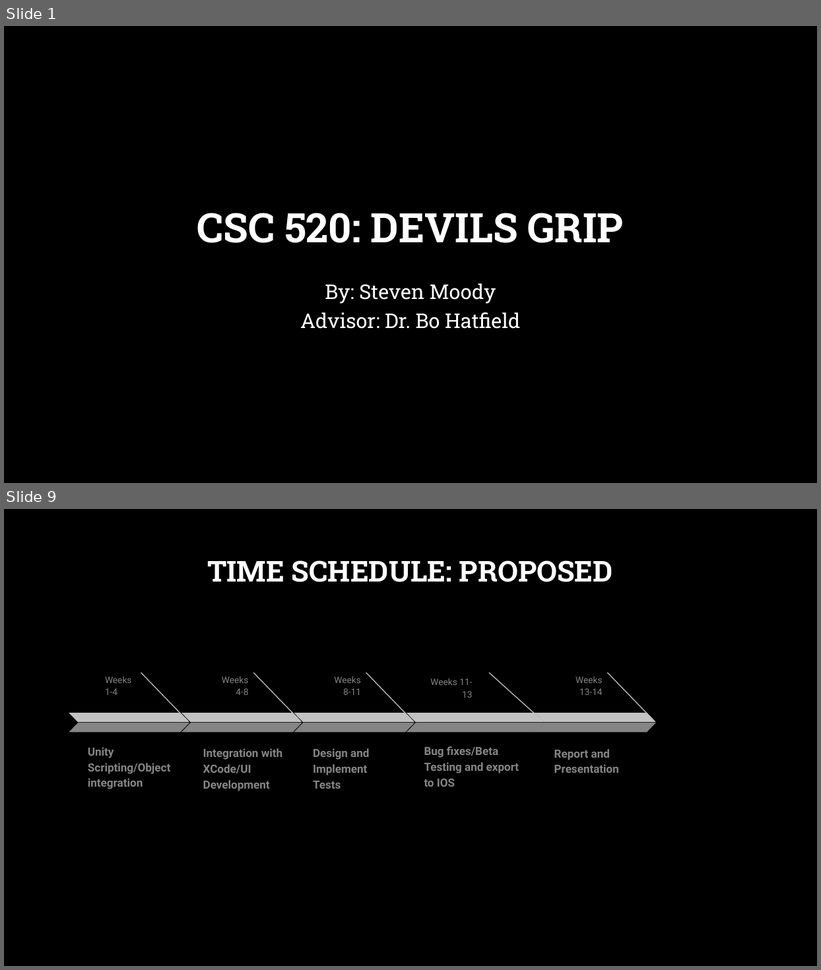
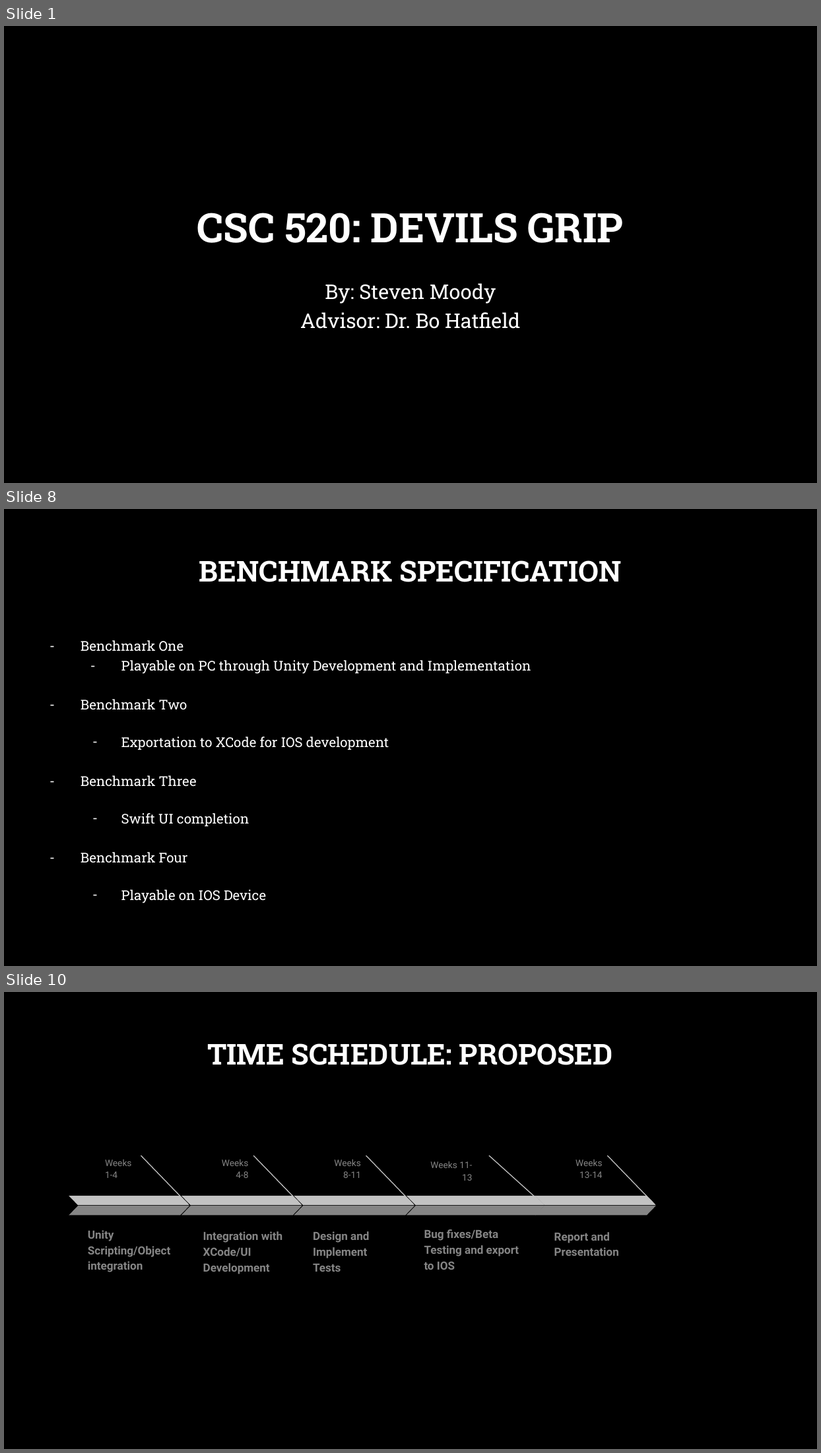
Before and after one commit to steveb1250/Devils_Grip_Proposal, a slide deck: CSC_520_Devils_Grip.pptx. Shown one above the other, each under a label of ours: slides 1 and 9 before the commit, slides 1, 8 and 10 after it; the slides between them are not shown. The pictures are 821x970 and 821x1453 pixels, drawn with LibreOffice and Linux fonts; fonts in the diff are those of the drawing; background and template pictures are left out. Boxes give left, top, right and bottom in pixels: in the first picture for what was removed or moved away, otherwise in the second. Text is boxed around its words. In the diff, an @@ line names an element or a change of style, - is before the commit and + after.

```diff
--- a/CSC_520_Devils_Grip.pptx
+++ b/CSC_520_Devils_Grip.pptx
@@ slide 8 added at bbox=[4, 509, 817, 966], background picture (left out) @@
@@ title added at bbox=[199, 560, 621, 582], 25.5 pt, text #FFFFFF, bold @@
+BENCHMARK SPECIFICATION
@@ text added at bbox=[81, 640, 531, 904], 12 pt, text #FFFFFF @@
+– Benchmark One
+  – Playable on PC through Unity Development and Implementation
+– Benchmark Two
+  – Exportation to XCode for IOS development
+– Benchmark Three
+  – Swift UI completion
+– Benchmark Four
+  – Playable on IOS Device
@@ what was slide 9 is now slide 10 @@
```
Also in this commit, not shown: 7 slides changed, 1 other slide added, 1 slide removed, 1 other file.
